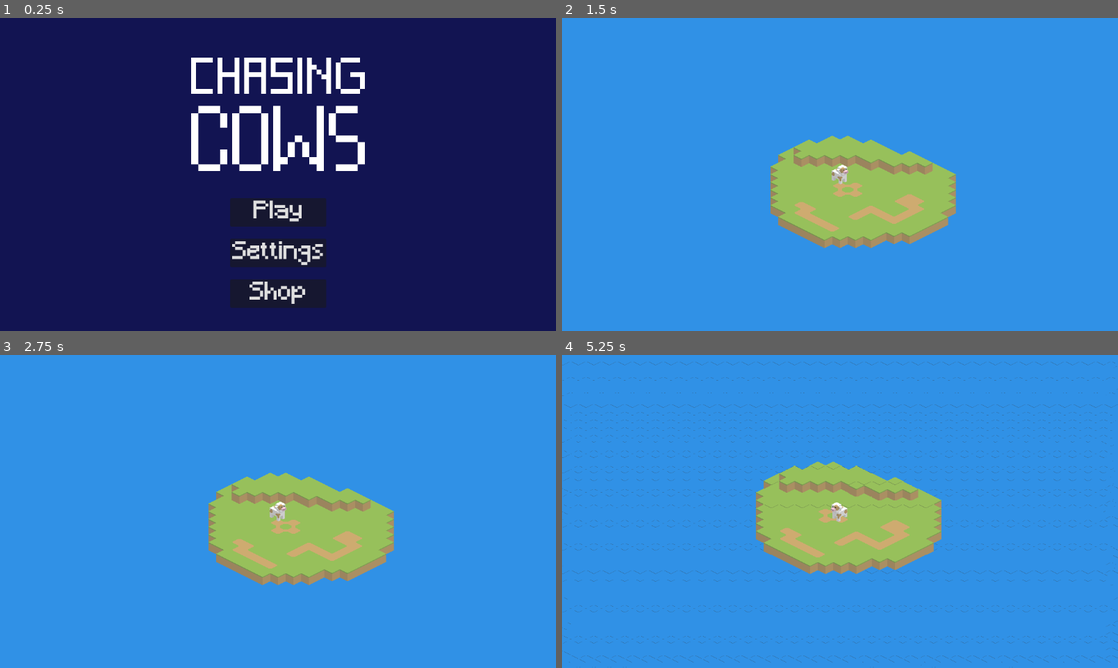
Above: before the commit, frames 1-4 (two rows, left to right).
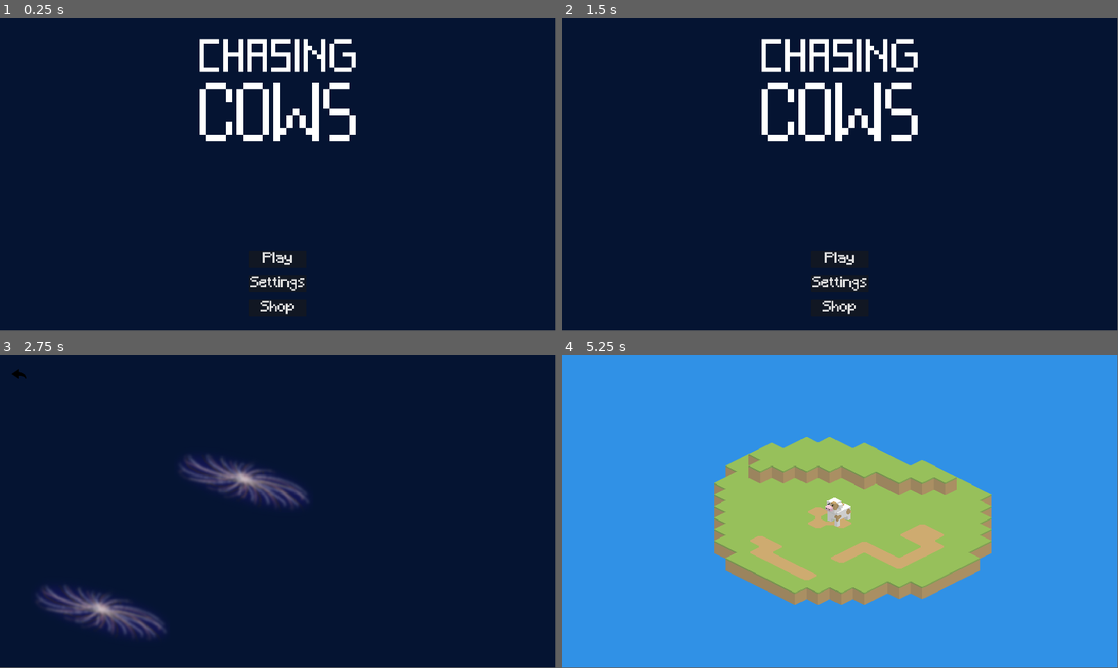
Above: after the commit, the same moments.

Repository: k4444th/ChasingCows
Game: Godot game, scene res://Scenes/main_menu.tscn
The game is run twice, just before and just after one commit, with the same random seed, the same clock (stepped at 60 frames per second) and the same inputs.
Inputs (mouse positions are in pixels of both pictures, inside the frame that each line leads up to):
- Up to frame 1 (0.25 s): no input
- Up to frame 2 (1.5 s): click "Play" at 0.5 s; click (578, 36) at 1.27 s
- Up to frame 3 (2.75 s): click (278, 596) at 2 s, where only the run after the commit has a clickable "Play"
- Up to frame 4 (5.25 s): click (662, 611) at 2.77 s; click (806, 480) at 3.52 s; tap Enter at 4.25 s; move the mouse to (962, 495) at 4.27 s; hold D (Right) 4.28-5.03 s; move the mouse to (728, 527) at 5.02 s; hold S (Down) from 5.03 s (still down)
The window is 800x450 before the commit and 799x449 after it. Grey fills any space a smaller window leaves; there, only what the larger window draws over its background counts as a difference.

The runs differ from the first frame. In frame 1, 95% of the frame differs, in the area x 0-100%, y 0-100%; in frame 2, 100%; in frame 3, 100%; in frame 4, 18%.

Commit message:
Add Camera to Galaxy Menus

Diff:
--- /dev/null
+++ b/Scenes/camera.gd
@@ -0,0 +1,16 @@
+extends Camera2D
+
+var inputDirection := Vector2(0, 0)
+
+@export var speed: int
+
+func _process(_delta: float) -> void:
+	getKeyboardInputs()
+	moveCamera()
+
+func getKeyboardInputs():
+	inputDirection.x = Input.get_axis("Left", "Right")
+	inputDirection.y = Input.get_axis("Up", "Down")
+
+func moveCamera():
+	position += inputDirection * speed
--- /dev/null
+++ b/Scenes/camera.tscn
@@ -0,0 +1,7 @@
+[gd_scene load_steps=2 format=3 uid="uid://b3d7kglh0ux62"]
+
+[ext_resource type="Script" uid="uid://bt33qkoukdrba" path="res://Scenes/camera.gd" id="1_375tr"]
+
+[node name="Camera" type="Camera2D"]
+script = ExtResource("1_375tr")
+speed = 50
--- a/Scenes/cow.tscn
+++ b/Scenes/cow.tscn
@@ -104,10 +104,11 @@
 
 [node name="AnimatedSprite2D" type="AnimatedSprite2D" parent="."]
 sprite_frames = SubResource("SpriteFrames_asfwn")
-animation = &"walking_back_left"
+animation = &"standing_front_right"
 autoplay = "standing_front_right"
 
 [node name="Camera2D" type="Camera2D" parent="."]
+zoom = Vector2(2.5, 2.5)
 position_smoothing_enabled = true
 position_smoothing_speed = 15.0
 
--- /dev/null
+++ b/Scenes/galaxy_menu.gd
@@ -0,0 +1,53 @@
+extends Node2D
+
+@export var cameraZoom := Vector2()
+
+@onready var camera := $Camera
+@onready var galaxyInformation := $Canvas/Container/GalaxyInformation
+@onready var galaxyInformationTitle := $Canvas/Container/GalaxyInformation/ColorRect/MarginContainer/VBoxContainer/GalaxyName
+@onready var galaxyInformationText := $Canvas/Container/GalaxyInformation/ColorRect/MarginContainer/VBoxContainer/MarginContainer/GalaxyInfo
+
+func _ready() -> void:
+	camera.zoom = cameraZoom
+	galaxyInformation.visible = false
+
+
+func setInformtion(GalaxyName: String):
+	if GalaxyName == "Andromeda":
+		galaxyInformationTitle.text = "Andromeda Galaxy"
+		galaxyInformationText.text = "Your Home Galaxy\n" \
+			+ "Lorem ipsum dolor sit amet dolorem proident utilitatis magnus agris. Abutebatur architecto propter ut materia. Quam quo aliquip, officii voluptatem. Qui pariatur officii eos.\n" \
+			+ "Lorem ipsum dolor sit amet dolorem proident utilitatis magnus agris. Abutebatur architecto propter ut materia. Quam quo aliquip, officii voluptatem. Qui pariatur officii eos.\n" \
+			+ "Lorem ipsum dolor sit amet dolorem proident utilitatis magnus agris. Abutebatur architecto propter ut materia. Quam quo aliquip, officii voluptatem. Qui pariatur officii eos.\n"
+
+	elif GalaxyName == "MilkyWay":
+		galaxyInformationTitle.text = "Milky Way"
+		galaxyInformationText.text = "Home of said cow\n" \
+			+ "Travel Costs: ___\n"
+
+	else:
+		galaxyInformationTitle.text = "Unknown Galaxy"
+		galaxyInformationText.text = ""
+
+func _on_arrow_back_button_pressed() -> void:
+	get_tree().change_scene_to_file("res://Scenes/main_menu.tscn")
+
+func _on_andromeda_button_pressed() -> void:
+	pass # Replace with function body.
+
+func _on_andromeda_button_mouse_entered() -> void:
+	galaxyInformation.visible = true
+	setInformtion("Andromeda")
+
+func _on_andromeda_button_mouse_exited() -> void:
+	galaxyInformation.visible = false
+
+func _on_milky_way_button_pressed() -> void:
+	get_tree().change_scene_to_file("res://Scenes/level.tscn")
+
+func _on_milky_way_button_mouse_entered() -> void:
+	galaxyInformation.visible = true
+	setInformtion("MilkyWay")
+
+func _on_milky_way_button_mouse_exited() -> void:
+	galaxyInformation.visible = false
--- /dev/null
+++ b/Scenes/galaxy_menu.tscn
@@ -0,0 +1,145 @@
+[gd_scene load_steps=7 format=3 uid="uid://5ft334wpbpnb"]
+
+[ext_resource type="Script" uid="uid://v8udr7u8ofu5" path="res://Scenes/galaxy_menu.gd" id="1_6p5vi"]
+[ext_resource type="Texture2D" uid="uid://c505qphnepdhb" path="res://Graphics/Galaxies/AndromedaGalaxy.png" id="1_igu4c"]
+[ext_resource type="FontFile" uid="uid://duag8pn7aovn1" path="res://Fonts/pixelFont.ttf" id="2_7v4jd"]
+[ext_resource type="PackedScene" uid="uid://b3d7kglh0ux62" path="res://Scenes/camera.tscn" id="4_6xwkb"]
+[ext_resource type="Texture2D" uid="uid://cedkorxao73t1" path="res://Graphics/General/ArrowBack.png" id="4_63ge7"]
+
+[sub_resource type="LabelSettings" id="LabelSettings_63ge7"]
+line_spacing = 7.5
+paragraph_spacing = 15.0
+font = ExtResource("2_7v4jd")
+font_size = 25
+
+[node name="GalaxyMenu" type="Node2D"]
+script = ExtResource("1_6p5vi")
+cameraZoom = Vector2(1, 1)
+
+[node name="Background" type="CanvasLayer" parent="."]
+layer = -1
+
+[node name="Background" type="ColorRect" parent="Background"]
+anchors_preset = 15
+anchor_right = 1.0
+anchor_bottom = 1.0
+grow_horizontal = 2
+grow_vertical = 2
+color = Color(0.0196078, 0.0784314, 0.196078, 1)
+
+[node name="ArrowBackButton" type="TextureButton" parent="Background"]
+offset_left = 40.0
+offset_top = 40.0
+offset_right = 552.0
+offset_bottom = 552.0
+scale = Vector2(0.1, 0.1)
+texture_normal = ExtResource("4_63ge7")
+
+[node name="Canvas" type="CanvasLayer" parent="."]
+layer = 0
+
+[node name="Container" type="Container" parent="Canvas"]
+anchors_preset = 11
+anchor_left = 1.0
+anchor_right = 1.0
+anchor_bottom = 1.0
+grow_horizontal = 0
+grow_vertical = 2
+size_flags_horizontal = 8
+size_flags_vertical = 3
+
+[node name="GalaxyInformation" type="Node2D" parent="Canvas/Container"]
+position = Vector2(-540, 40)
+
+[node name="ColorRect" type="ColorRect" parent="Canvas/Container/GalaxyInformation"]
+anchors_preset = 7
+anchor_left = 0.5
+anchor_top = 1.0
+anchor_right = 0.5
+anchor_bottom = 1.0
+offset_right = 500.0
+offset_bottom = 1000.0
+grow_horizontal = 2
+grow_vertical = 0
+size_flags_vertical = 3
+color = Color(0.0196078, 0.737255, 0.858824, 0.313726)
+
+[node name="MarginContainer" type="MarginContainer" parent="Canvas/Container/GalaxyInformation/ColorRect"]
+layout_mode = 1
+anchors_preset = 5
+anchor_left = 0.5
+anchor_right = 0.5
+offset_left = -250.0
+offset_right = 250.0
+offset_bottom = 760.0
+grow_horizontal = 2
+scale = Vector2(1.00191, 1)
+theme_override_constants/margin_left = 25
+theme_override_constants/margin_top = 25
+theme_override_constants/margin_right = 25
+theme_override_constants/margin_bottom = 25
+
+[node name="VBoxContainer" type="VBoxContainer" parent="Canvas/Container/GalaxyInformation/ColorRect/MarginContainer"]
+layout_mode = 2
+theme_override_constants/separation = 20
+
+[node name="GalaxyName" type="Label" parent="Canvas/Container/GalaxyInformation/ColorRect/MarginContainer/VBoxContainer"]
+layout_mode = 2
+theme_override_fonts/font = ExtResource("2_7v4jd")
+theme_override_font_sizes/font_size = 40
+text = "Andromeda Galaxy"
+horizontal_alignment = 1
+
+[node name="MarginContainer" type="MarginContainer" parent="Canvas/Container/GalaxyInformation/ColorRect/MarginContainer/VBoxContainer"]
+layout_mode = 2
+theme_override_constants/margin_top = 25
+
+[node name="GalaxyInfo" type="Label" parent="Canvas/Container/GalaxyInformation/ColorRect/MarginContainer/VBoxContainer/MarginContainer"]
+custom_minimum_size = Vector2(0, 650)
+layout_mode = 2
+size_flags_vertical = 3
+theme_override_fonts/font = ExtResource("2_7v4jd")
+theme_override_font_sizes/font_size = 25
+text = "Your Home Galaxy
+Lorem ipsum dolor sit amet dolorem proident utilitatis magnus agris. Abutebatur architecto propter ut materia. Quam quo aliquip, officii voluptatem. Qui pariatur officii eos.
+Lorem ipsum dolor sit amet dolorem proident utilitatis magnus agris. Abutebatur architecto propter ut materia. Quam quo aliquip, officii voluptatem. Qui pariatur officii eos.
+Lorem ipsum dolor sit amet dolorem proident utilitatis magnus agris. Abutebatur architecto propter ut materia. Quam quo aliquip, officii voluptatem. Qui pariatur officii eos.
+"
+label_settings = SubResource("LabelSettings_63ge7")
+autowrap_mode = 2
+clip_text = true
+text_overrun_behavior = 4
+
+[node name="Galaxies" type="Node" parent="."]
+
+[node name="AndromedaButton" type="TextureButton" parent="Galaxies"]
+offset_left = 106.0
+offset_top = 750.0
+offset_right = 299.0
+offset_bottom = 856.0
+scale = Vector2(2.5, 2.5)
+texture_normal = ExtResource("1_igu4c")
+
+[node name="MilkyWayButton" type="TextureButton" parent="Galaxies"]
+offset_left = 600.0
+offset_top = 300.0
+offset_right = 793.0
+offset_bottom = 406.0
+scale = Vector2(2.5, 2.5)
+texture_normal = ExtResource("1_igu4c")
+
+[node name="Camera" parent="." instance=ExtResource("4_6xwkb")]
+offset = Vector2(960, 540)
+position_smoothing_enabled = true
+speed = 25
+
+[connection signal="pressed" from="Background/ArrowBackButton" to="." method="_on_arrow_back_button_pressed"]
+[connection signal="mouse_entered" from="Galaxies/AndromedaButton" to="." method="_on_andromeda_button_mouse_entered"]
+[connection signal="mouse_exited" from="Galaxies/AndromedaButton" to="." method="_on_andromeda_button_mouse_exited"]
+[connection signal="pressed" from="Galaxies/AndromedaButton" to="." method="_on_andromeda_button_pressed"]
+[connection signal="mouse_entered" from="Galaxies/MilkyWayButton" to="." method="_on_milky_way_button_mouse_entered"]
+[connection signal="mouse_entered" from="Galaxies/MilkyWayButton" to="." method="_on_texture_button_mouse_entered"]
+[connection signal="mouse_exited" from="Galaxies/MilkyWayButton" to="." method="_on_milky_way_button_mouse_exited"]
+[connection signal="mouse_exited" from="Galaxies/MilkyWayButton" to="." method="_on_texture_button_mouse_exited"]
+[connection signal="pressed" from="Galaxies/MilkyWayButton" to="." method="_on_milky_way_button_pressed"]
+[connection signal="pressed" from="Galaxies/MilkyWayButton" to="." method="_on_andromeda_button_pressed"]
--- a/Scenes/game.tscn
+++ /dev/null
@@ -1,7 +0,0 @@
-[gd_scene load_steps=2 format=3 uid="uid://ojeoywrhhjym"]
-
-[ext_resource type="PackedScene" uid="uid://balb7qu8i8on" path="res://Scenes/main_menu.tscn" id="1_ebmjs"]
-
-[node name="Game" type="Node"]
-
-[node name="MainMenu" parent="." instance=ExtResource("1_ebmjs")]
--- a/Scenes/main_menu.gd
+++ b/Scenes/main_menu.gd
@@ -1,4 +1,4 @@
 extends Node2D
 
 func _on_play_button_pressed() -> void:
-	get_tree().change_scene_to_file("res://Scenes/level.tscn")
+	get_tree().change_scene_to_file("res://Scenes/galaxy_menu.tscn")
--- a/Scenes/main_menu.tscn
+++ b/Scenes/main_menu.tscn
@@ -15,7 +15,7 @@
 anchor_bottom = 1.0
 grow_horizontal = 2
 grow_vertical = 2
-color = Color(0.0705882, 0.0784314, 0.321569, 1)
+color = Color(0.0196078, 0.0784314, 0.196078, 1)
 
 [node name="LogoContainer" type="HBoxContainer" parent="Canvas"]
 anchors_preset = 5
@@ -26,8 +26,8 @@
 size_flags_vertical = 4
 
 [node name="Logo" type="Sprite2D" parent="Canvas/LogoContainer"]
-position = Vector2(0, 200)
-scale = Vector2(5, 5)
+position = Vector2(0, 250)
+scale = Vector2(7.5, 7.5)
 texture = ExtResource("1_28flt")
 metadata/_edit_group_ = true
 
--- a/project.godot
+++ b/project.godot
@@ -13,15 +13,16 @@
 config/name="Chasing Cows"
 run/main_scene="uid://balb7qu8i8on"
 config/features=PackedStringArray("4.4", "Forward Plus")
-boot_splash/bg_color=Color(0.0705882, 0.0784314, 0.321569, 1)
+boot_splash/bg_color=Color(0.0196078, 0.0784314, 0.196078, 1)
 boot_splash/use_filter=false
 boot_splash/image="uid://bglfb2fosjm30"
 config/icon="uid://bglfb2fosjm30"
 
 [display]
 
-window/size/mode=3
-window/stretch/mode="viewport"
+window/size/viewport_width=1920
+window/size/viewport_height=1080
+window/stretch/aspect="expand"
 
 [input]
 
Binary file added: Graphics/Galaxies/AndromedaGalaxy.png
Not shown, added: Graphics/Galaxies/AndromedaGalaxy.png.import
Binary file added: Graphics/General/ArrowBack.png
Not shown, added: Graphics/General/ArrowBack.png.import
Not shown, added: Scenes/camera.gd.uid
Not shown, added: Scenes/galaxy_menu.gd.uid
Not shown, changed: .DS_Store
